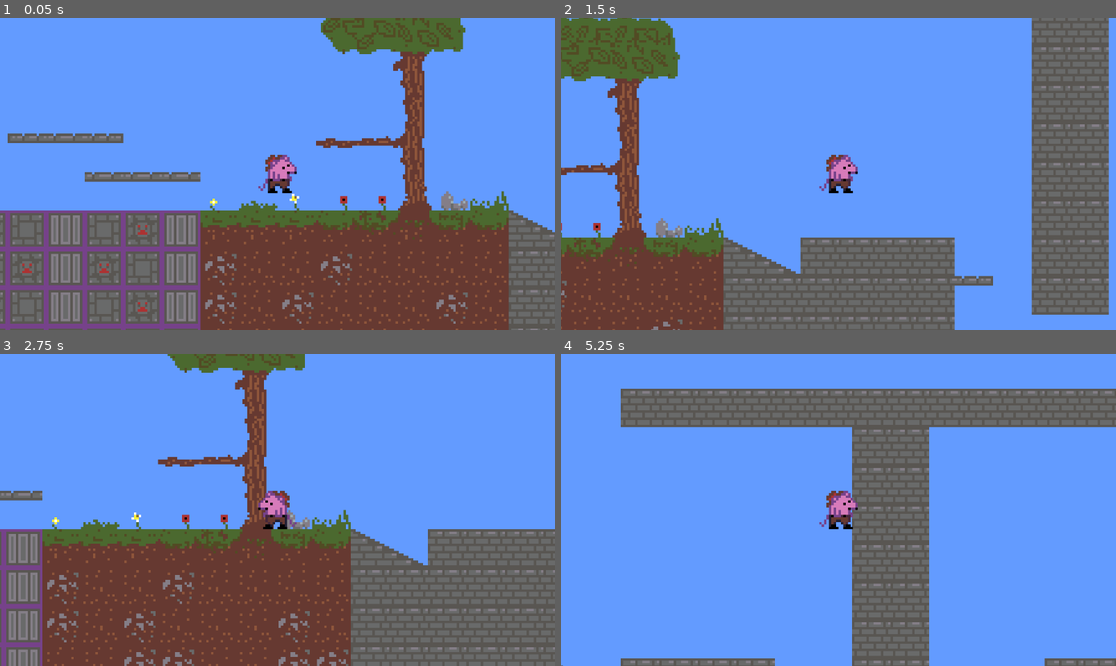
Above: before the commit, frames 1-4 (two rows, left to right).
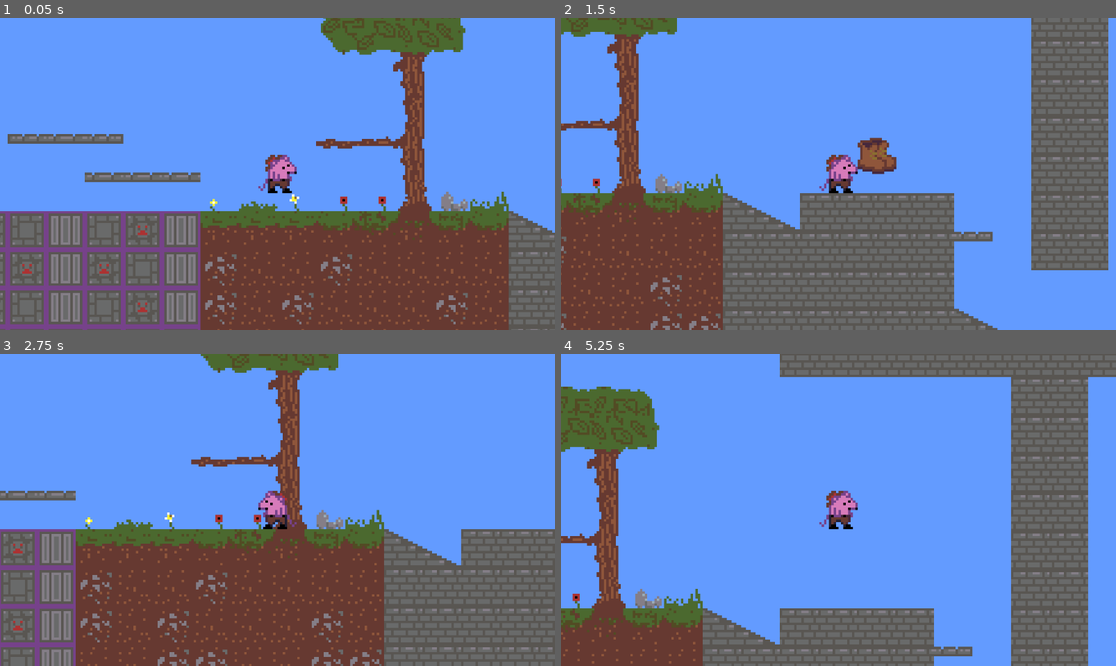
Above: after the commit, the same moments.

Repository: jyee0012/CMPT230-Game
Game: Godot game, scene res://Assets/Scenes/Levels/testlevel.tscn
Same seed, same stepped clock (60 frames per second), same inputs: the game is played once before the commit and once after it.
Inputs:
- Up to frame 1 (0.05 s): no input
- Up to frame 2 (1.5 s): tap Enter at 0.5 s; hold Space (jump) 0.53-1.28 s; hold Right (right) from 0.53 s (still down); tap Shift (dash) at 0.6 s; tap Space (jump) at 1.35 s
- Up to frame 3 (2.75 s): tap Space (jump) at 1.52, 1.82 s; tap Shift (dash) at 1.55, 2.1 s; release Right (right) at 2.03 s; hold Left (left) from 2.03 s (still down); hold Space (jump) from 2.03 s (still down)
- Up to frame 4 (5.25 s): release Left (left) at 2.78 s; release Space (jump) at 2.78 s; hold Right (right) 2.78-4.28 s; tap A (grapple) at 2.85 s; tap Space (jump) at 3.02, 3.32, 4.35, 4.52, 4.82 s; tap Shift (dash) at 3.05, 3.6, 4.55, 5.1 s; hold Space (jump) 3.53-4.28 s; hold Left (left) 4.28-5.03 s; hold Right (right) from 5.03 s (still down); hold Space (jump) from 5.03 s (still down)

The runs differ from the first frame. In frame 1, 2.0% of the frame differs, in the area x 0-100%, y 0-100%; in frame 2, 21%; in frame 3, 18%; in frame 4, 47%.

Commit message:
character movement fine tuning

Diff:
--- /dev/null
+++ b/cmpt230-game/Assets/Scenes/Entities/PlayerCam.gd
@@ -0,0 +1,11 @@
+extends Camera2D
+
+
+# Called when the node enters the scene tree for the first time.
+func _ready() -> void:
+	pass # Replace with function body.
+
+
+# Called every frame. 'delta' is the elapsed time since the previous frame.
+func _process(delta: float) -> void:
+	pass
--- /dev/null
+++ b/cmpt230-game/Assets/Scenes/Entities/game_data.tscn
@@ -0,0 +1,6 @@
+[gd_scene load_steps=2 format=3 uid="uid://c4vq2n48pp2r2"]
+
+[ext_resource type="Script" path="res://Assets/Scenes/Levels/GameData.gd" id="1_id6mq"]
+
+[node name="GameData" type="Node"]
+script = ExtResource("1_id6mq")
--- /dev/null
+++ b/cmpt230-game/Assets/Scenes/Entities/item.tscn
@@ -0,0 +1,21 @@
+[gd_scene load_steps=4 format=3 uid="uid://bxetfnay2pj7h"]
+
+[ext_resource type="Script" path="res://Assets/Scripts/item.gd" id="1_fp8bc"]
+[ext_resource type="Texture2D" uid="uid://bcrpybsv3jh0u" path="res://Assets/Sprites/Items/boot.png" id="2_m7och"]
+
+[sub_resource type="CircleShape2D" id="CircleShape2D_68c5x"]
+radius = 81.0062
+
+[node name="Item" type="Node2D"]
+script = ExtResource("1_fp8bc")
+
+[node name="Sprite2D" type="Sprite2D" parent="."]
+texture = ExtResource("2_m7och")
+
+[node name="Area2D" type="Area2D" parent="."]
+collision_layer = 4
+
+[node name="CollisionShape2D" type="CollisionShape2D" parent="Area2D"]
+shape = SubResource("CircleShape2D_68c5x")
+
+[connection signal="area_entered" from="Area2D" to="." method="_on_area_2d_area_entered"]
--- a/cmpt230-game/Assets/Scenes/Entities/player.tscn
+++ b/cmpt230-game/Assets/Scenes/Entities/player.tscn
@@ -1,9 +1,10 @@
-[gd_scene load_steps=8 format=3 uid="uid://cyc841wfb48xn"]
+[gd_scene load_steps=10 format=3 uid="uid://cyc841wfb48xn"]
 
-[ext_resource type="Script" path="res://DMovement.gd" id="1_g34sx"]
+[ext_resource type="Script" path="res://Assets/Scripts/DMovement.gd" id="1_g34sx"]
 [ext_resource type="Material" uid="uid://u1fm81ih6av4" path="res://Assets/Sprites/Playercharacter/flashmaterial.tres" id="2_4x2vb"]
 [ext_resource type="Texture2D" uid="uid://dlf286bbm53ah" path="res://Assets/Sprites/Enemies/Mousepants.png" id="2_k2547"]
 [ext_resource type="AudioStream" uid="uid://bqy0hd2mf56rn" path="res://Assets/audio/sound effects/dash.mp3" id="3_ui3ni"]
+[ext_resource type="Script" path="res://Assets/Scenes/Entities/PlayerCam.gd" id="4_p5o3m"]
 [ext_resource type="AudioStream" uid="uid://dbhe7jbgulshq" path="res://Assets/audio/sound effects/death.mp3" id="4_udpii"]
 [ext_resource type="AudioStream" uid="uid://xy5m6egybai2" path="res://Assets/audio/sound effects/walking.mp3" id="5_4xfvd"]
 
@@ -11,13 +12,16 @@
 radius = 55.0
 height = 160.0
 
+[sub_resource type="CircleShape2D" id="CircleShape2D_xweso"]
+radius = 48.1664
+
 [node name="Player" type="CharacterBody2D"]
 script = ExtResource("1_g34sx")
 speed = 750
 accel = 300
 decel = 300
 jumpPow = 2000
-gravMult = 5
+gravMult = 4
 dashSpeed = 5000
 
 [node name="Sprite2D" type="Sprite2D" parent="."]
@@ -30,6 +34,7 @@
 
 [node name="Camera2D" type="Camera2D" parent="."]
 zoom = Vector2(0.5, 0.5)
+script = ExtResource("4_p5o3m")
 
 [node name="CoyoteTime" type="Timer" parent="."]
 process_callback = 0
@@ -60,6 +65,11 @@
 volume_db = -25.0
 parameters/looping = true
 
+[node name="Hurtbox" type="Area2D" parent="."]
+
+[node name="CollisionShape2D" type="CollisionShape2D" parent="Hurtbox"]
+shape = SubResource("CircleShape2D_xweso")
+
 [connection signal="timeout" from="CoyoteTime" to="." method="_on_coyote_time_timeout"]
 [connection signal="timeout" from="DashCooldown" to="." method="_on_dash_cooldown_timeout"]
 [connection signal="timeout" from="FlashTime" to="." method="_on_flash_time_timeout"]
--- /dev/null
+++ b/cmpt230-game/Assets/Scenes/Levels/GameData.gd
@@ -0,0 +1,18 @@
+extends Node
+
+@export var PlayerHealth = 3
+@export var DashUnlocked = false
+@export var DashesUnlocked = 1
+@export var WalljumpUnlocked = false
+@export var JumpsUnlocked = 1
+
+signal dash_collect
+
+
+# Called every frame. 'delta' is the elapsed time since the previous frame.
+func _process(delta: float) -> void:
+	pass
+
+
+func _on_item_collected() -> void:
+	emit_signal("dash_collect")
--- a/cmpt230-game/Assets/Scenes/Levels/testlevel.tscn
+++ b/cmpt230-game/Assets/Scenes/Levels/testlevel.tscn
@@ -1,18 +1,25 @@
-[gd_scene load_steps=7 format=4 uid="uid://cjgtyxwmty8my"]
+[gd_scene load_steps=9 format=4 uid="uid://cjgtyxwmty8my"]
 
+[ext_resource type="PackedScene" uid="uid://c4vq2n48pp2r2" path="res://Assets/Scenes/Entities/game_data.tscn" id="1_c856b"]
 [ext_resource type="PackedScene" uid="uid://cyc841wfb48xn" path="res://Assets/Scenes/Entities/player.tscn" id="1_u5jyn"]
 [ext_resource type="AudioStream" uid="uid://xy5m6egybai2" path="res://Assets/audio/sound effects/walking.mp3" id="2_yajee"]
 [ext_resource type="AudioStream" uid="uid://dbhe7jbgulshq" path="res://Assets/audio/sound effects/death.mp3" id="3_2ptvv"]
 [ext_resource type="PackedScene" uid="uid://be2g5ama7hmuq" path="res://Assets/Scenes/Entities/Environment.tscn" id="3_52q66"]
 [ext_resource type="AudioStream" uid="uid://bqy0hd2mf56rn" path="res://Assets/audio/sound effects/dash.mp3" id="4_jl12i"]
 [ext_resource type="AudioStream" uid="uid://0oibpuq10ucc" path="res://Assets/audio/level/ancient forest demo.wav" id="6_7v6pc"]
+[ext_resource type="PackedScene" uid="uid://bxetfnay2pj7h" path="res://Assets/Scenes/Entities/item.tscn" id="7_tmcj8"]
 
 [node name="Node2D" type="Node2D"]
+
+[node name="GameData" parent="." instance=ExtResource("1_c856b")]
+DashUnlocked = true
+DashesUnlocked = 2
 
 [node name="Player" parent="." instance=ExtResource("1_u5jyn")]
 z_index = 1
 floor_constant_speed = true
 floor_snap_length = 9.0
+maxDashes = 1
 
 [node name="walk" type="AudioStreamPlayer" parent="Player"]
 stream = ExtResource("2_yajee")
@@ -42,3 +49,9 @@
 volume_db = -16.0
 autoplay = true
 bus = &"background"
+
+[node name="Item" parent="." instance=ExtResource("7_tmcj8")]
+position = Vector2(1599, 0)
+
+[connection signal="dash_collect" from="GameData" to="Player" method="_on_game_data_dash_collect"]
+[connection signal="collected" from="Item" to="GameData" method="_on_item_collected"]
--- a/cmpt230-game/DMovement.gd
+++ b/cmpt230-game/Assets/Scripts/DMovement.gd
@@ -11,16 +11,19 @@
 @export var jumpPow = 50
 @export var gravMult = 2
 @export var fastFallMultiplier = 2.0
-@export var maxJumps = 2
-@export var maxDashes = 1
+@export var WalljumpUnlocked = false
+var maxJumps = 0
+@export var maxDashes = 0
 @export var dashSpeed = 50
 var coyote = false
 var timesJumped = 0
 var timesDashed = 0
 
+
 func _ready() -> void:
 	state = playerState.Idle
 	facing = directions.Right
+	WalljumpUnlocked = true
 	$Sounds/Walking.play()
 
 # Called every frame. 'delta' is the elapsed time since the previous frame.
@@ -33,27 +36,31 @@
 			$Sounds/Walking.stream_paused = true
 			jumpHandle(delta)
 			movement(delta)
+			changeState()
 			dashHandle()
 		playerState.Move:
 			$Sounds/Walking.stream_paused = false
 			jumpHandle(delta)
 			movement(delta)
+			changeState()
 			dashHandle()
 		playerState.Airborne:
 			$Sounds/Walking.stream_paused = true
 			jumpHandle(delta)
 			movement(delta)
+			changeState()
 			dashHandle()
 		playerState.Dash:
 			dashHandle()
 		playerState.Wallslide:
 			wallHandle()
+			changeState()
 			movement(delta)
 		playerState.Grapple:
 			pass
 		playerState.Attack:
 			pass
-	print(state)
+	#print(state)
 	move_and_slide()
 
 #handles character movement and state swapping for movement related states (idle, airborne, moving)
@@ -72,16 +79,6 @@
 		velocity.x = move_toward(velocity.x, 0, decel)
 
 	$Sprite2D.flip_h = facing == directions.Right
-
-	if is_on_floor():
-		if velocity.x == 0:
-			state = playerState.Idle
-		else:
-			state = playerState.Move
-	elif is_on_wall():
-		state = playerState.Wallslide
-	else:
-		state = playerState.Airborne
 
 #handles everything to do with jumping
 func jumpHandle(delta: float) -> void:
@@ -109,8 +106,6 @@
 	if not Input.is_action_pressed("jump") and velocity.y < -(jumpPow/2):
 		velocity.y = -(jumpPow/2)
 
-
-
 func canJump() -> bool:
 	return is_on_floor() or doubleJump() or coyote
 
@@ -119,7 +114,7 @@
 
 func _on_coyote_time_timeout() -> void:
 	coyote = false
-	print("timeout")
+	#print("timeout")
 
 func dashHandle() -> void:
 	if Input.is_action_just_pressed("dash") and timesDashed < maxDashes:
@@ -149,7 +144,7 @@
 	$Sprite2D.use_parent_material = true
 
 func wallHandle() -> void:
-	print(velocity)
+	#print(velocity)
 	if velocity.x == 0:
 		velocity.y = 0
 
@@ -158,10 +153,25 @@
 		$CoyoteTime.start
 
 	if Input.is_action_just_pressed("jump"):
-		print("walljump")
+		#print("walljump")
 		if facing == directions.Left:
-			velocity = Vector2(jumpPow*2, -jumpPow)
+			velocity = Vector2(jumpPow*2, -jumpPow/1.5)
 			facing = directions.Right
 		else:
-			velocity = Vector2(-jumpPow*2, -jumpPow)
+			velocity = Vector2(-jumpPow*2, -jumpPow/1.5)
 			facing = directions.Left
+
+func changeState() -> void:
+	if is_on_floor():
+		if velocity.x == 0:
+			state = playerState.Idle
+		else:
+			state = playerState.Move
+	elif is_on_wall() and WalljumpUnlocked:
+		state = playerState.Wallslide
+	else:
+		state = playerState.Airborne
+
+
+func _on_game_data_dash_collect() -> void:
+	maxDashes += 1
--- /dev/null
+++ b/cmpt230-game/Assets/Scripts/item.gd
@@ -0,0 +1,8 @@
+extends Node2D
+
+signal collected
+
+func _on_area_2d_area_entered(area: Area2D) -> void:
+	print("send a signal")
+	emit_signal("collected")
+	queue_free()
Renamed: cmpt230-game/character_body_2d.gd -> cmpt230-game/Assets/Scripts/character_body_2d.gd
